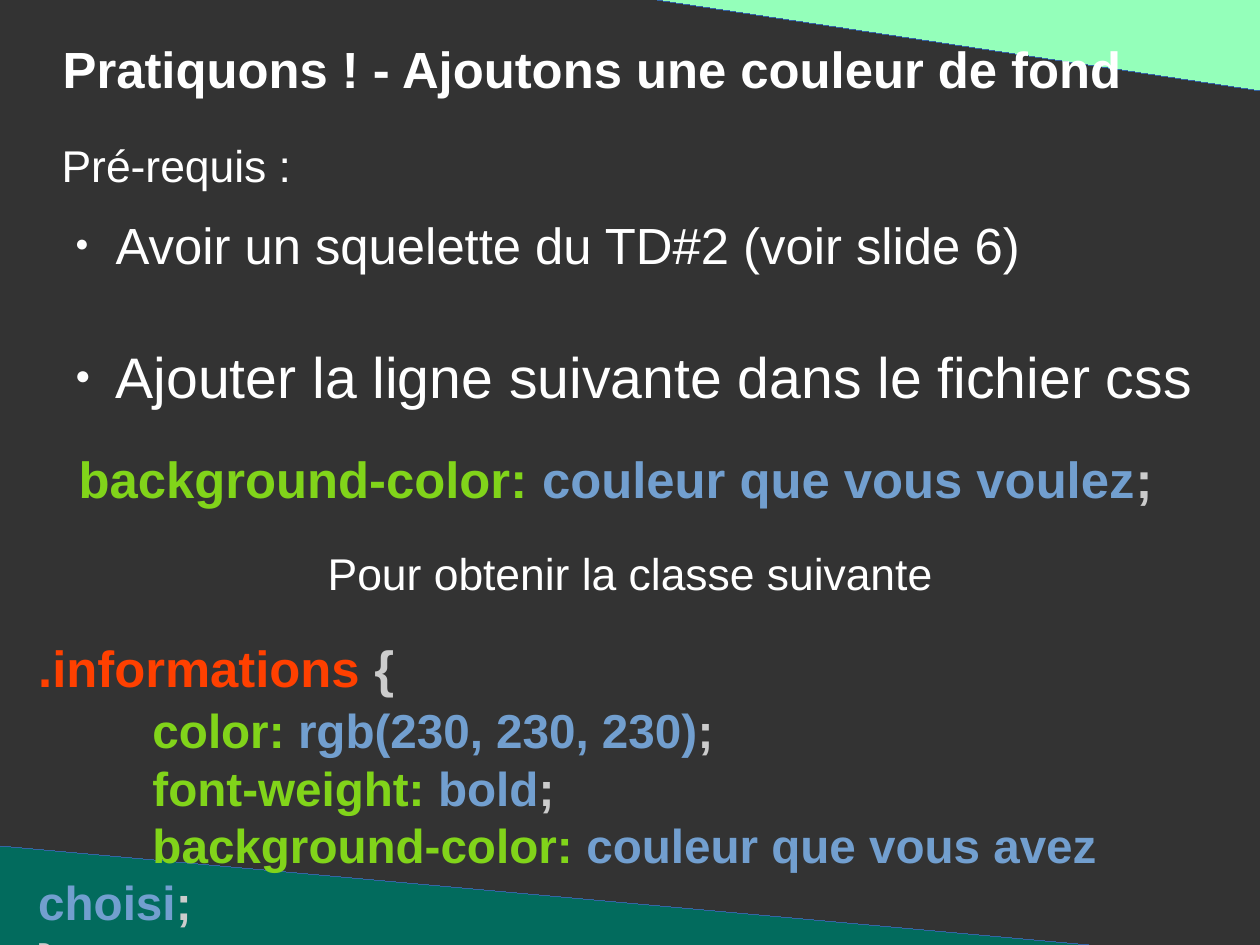
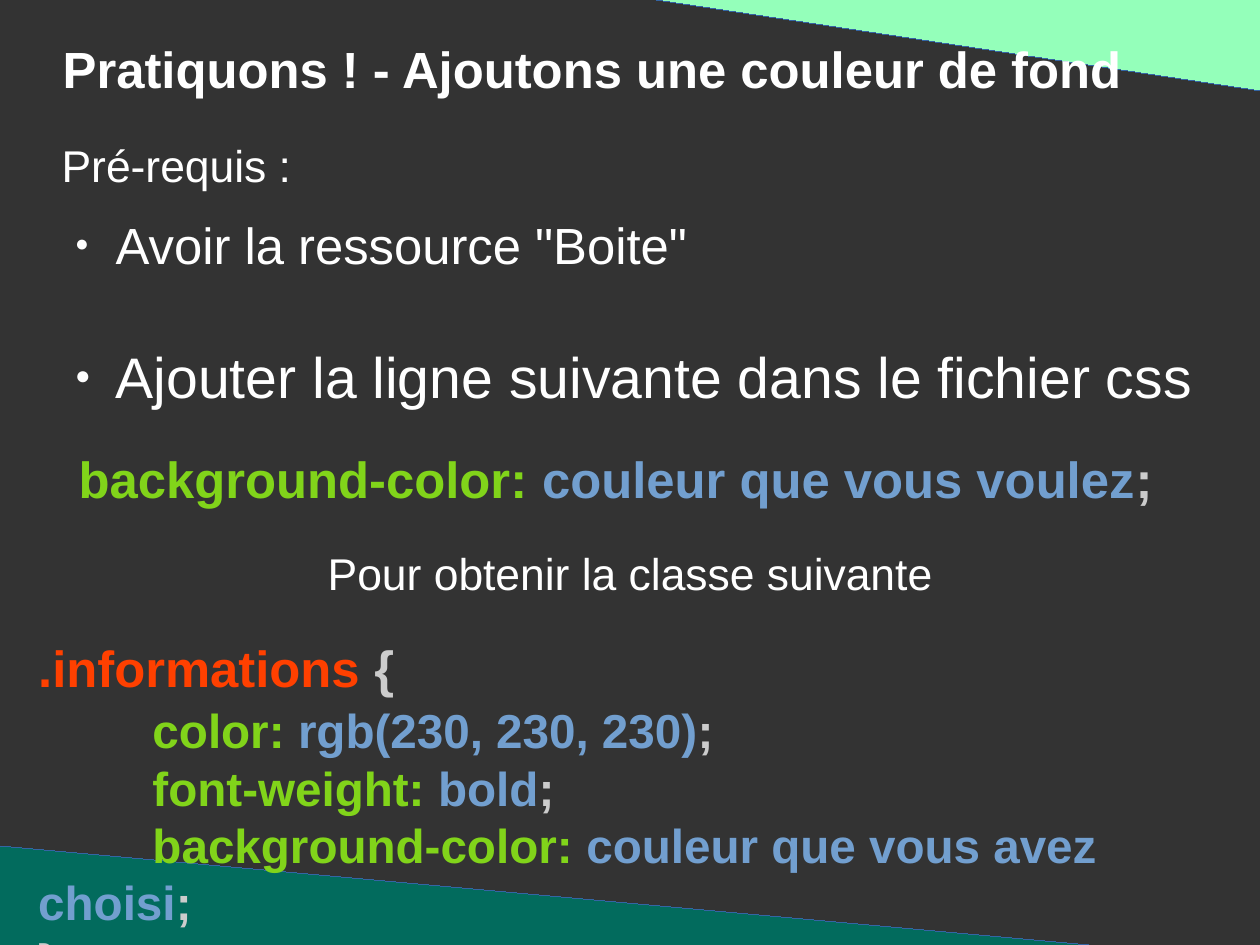
Before and after one commit to DanYellow/presentations, a slide deck: slide 13 of mmi/html/travaux-pratiques/numero-2/presentation.odp. Drawn at 1260x945 pixels with LibreOffice and Linux fonts; fonts in the diff are those of the drawing. Boxes give left, top, right and bottom in pixels: in the first picture for what was removed or moved away, otherwise in the second. Text is boxed around its words. In the diff, an @@ line names an element or a change of style, - is before the commit and + after.

Commit message:
Add new ressources

```diff
--- a/mmi/html/travaux-pratiques/numero-2/presentation.odp
+++ b/mmi/html/travaux-pratiques/numero-2/presentation.odp
@@ text at (116,227,687,265): text changed @@
-● Avoir un squelette du TD#2 (voir slide 6)
+● Avoir la ressource "Boite"
```
Also in this commit, not shown: 5 other slides changed, 1 slide added, 18 other files.
